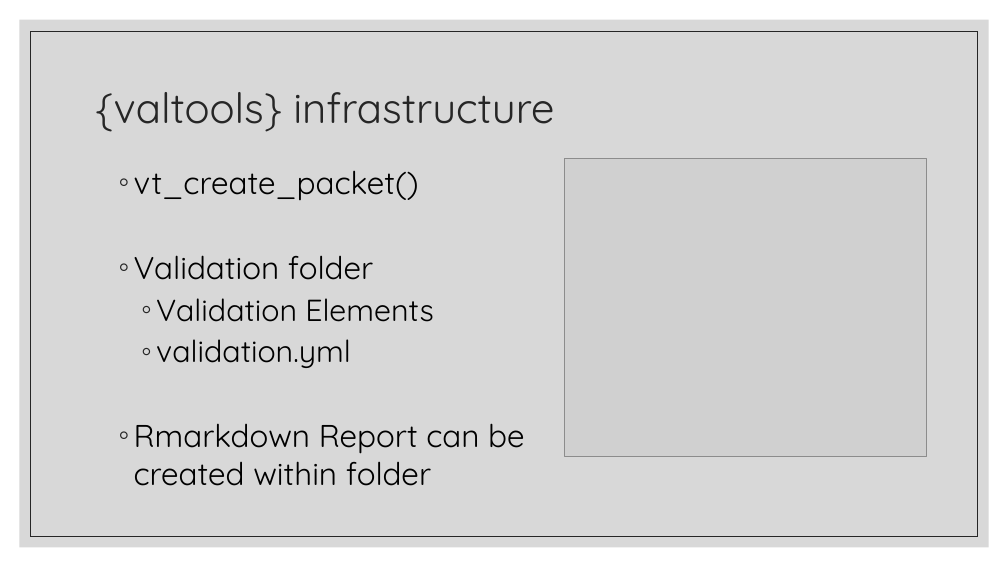
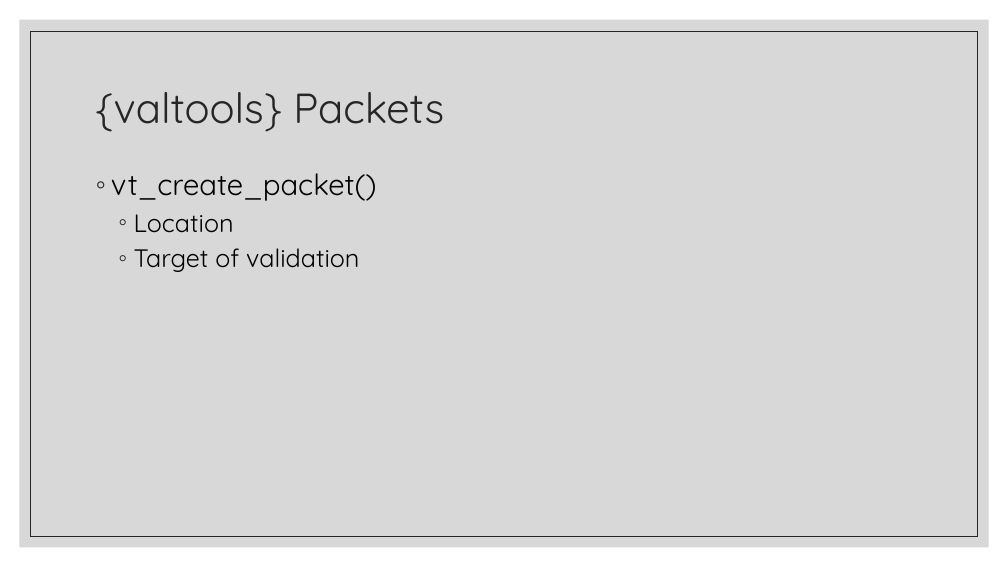
Before and after one commit to FredHutch/R_Package_Validation_Tutorial, a slide deck: slide 4 of Slides/Slides-04-Elements_of_Validation/Slides-04-Elements_of_Validation.pptx. Drawn at 1008x567 pixels with LibreOffice and Linux fonts; fonts in the diff are those of the drawing; grey boxes stand for pictures. Boxes give left, top, right and bottom in pixels: in the first picture for what was removed or moved away, otherwise in the second. Text is boxed around its words. In the diff, an @@ line names an element or a change of style, - is before the commit and + after.

```diff
--- a/Slides/Slides-04-Elements_of_Validation/Slides-04-Elements_of_Validation.pptx
+++ b/Slides/Slides-04-Elements_of_Validation/Slides-04-Elements_of_Validation.pptx
@@ title at bbox=[96, 92, 444, 132]: text changed @@
-{valtools} infrastructure
+{valtools} Packets
@@ text at bbox=[111, 173, 377, 201]: size 30 to 28 pt in "vt_create_packet()"; list level 2 to 1 in "vt_create_packet()"; line spacing 1 to 1.1 @@
@@ picture removed at bbox=[565, 159, 926, 457] @@
@@ text at bbox=[134, 214, 359, 272]: text changed; size 30 to 24 pt @@
-  ◦ Validation folder
-    ◦ Validation Elements
-    ◦ validation.yml
-  ◦ Rmarkdown Report can be created within folder
+  ◦ Location
+  ◦ Target of validation
```
Also in this commit, not shown: 3 other slides changed, 1 slide added, 1 slide removed, 5 other files.
